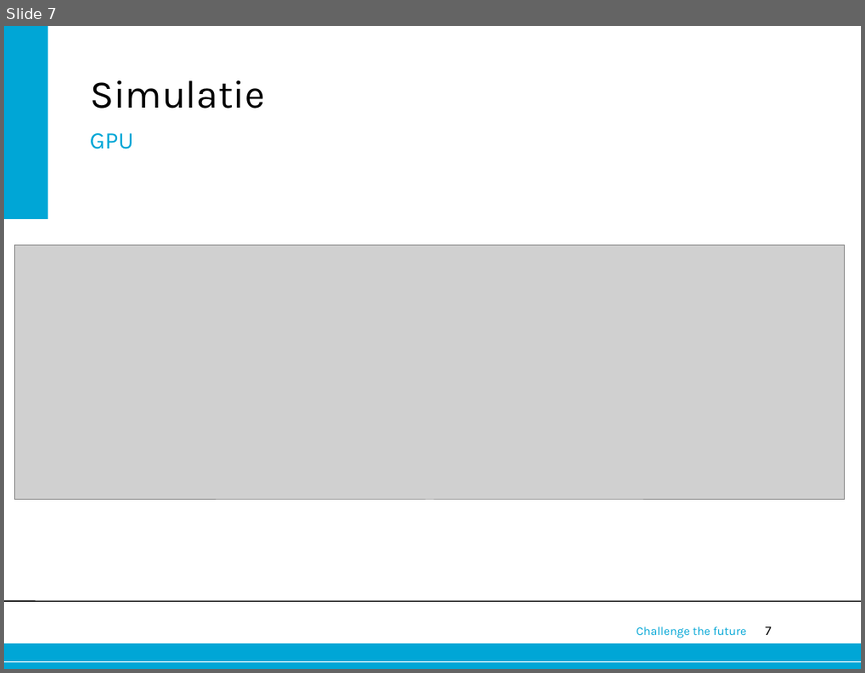
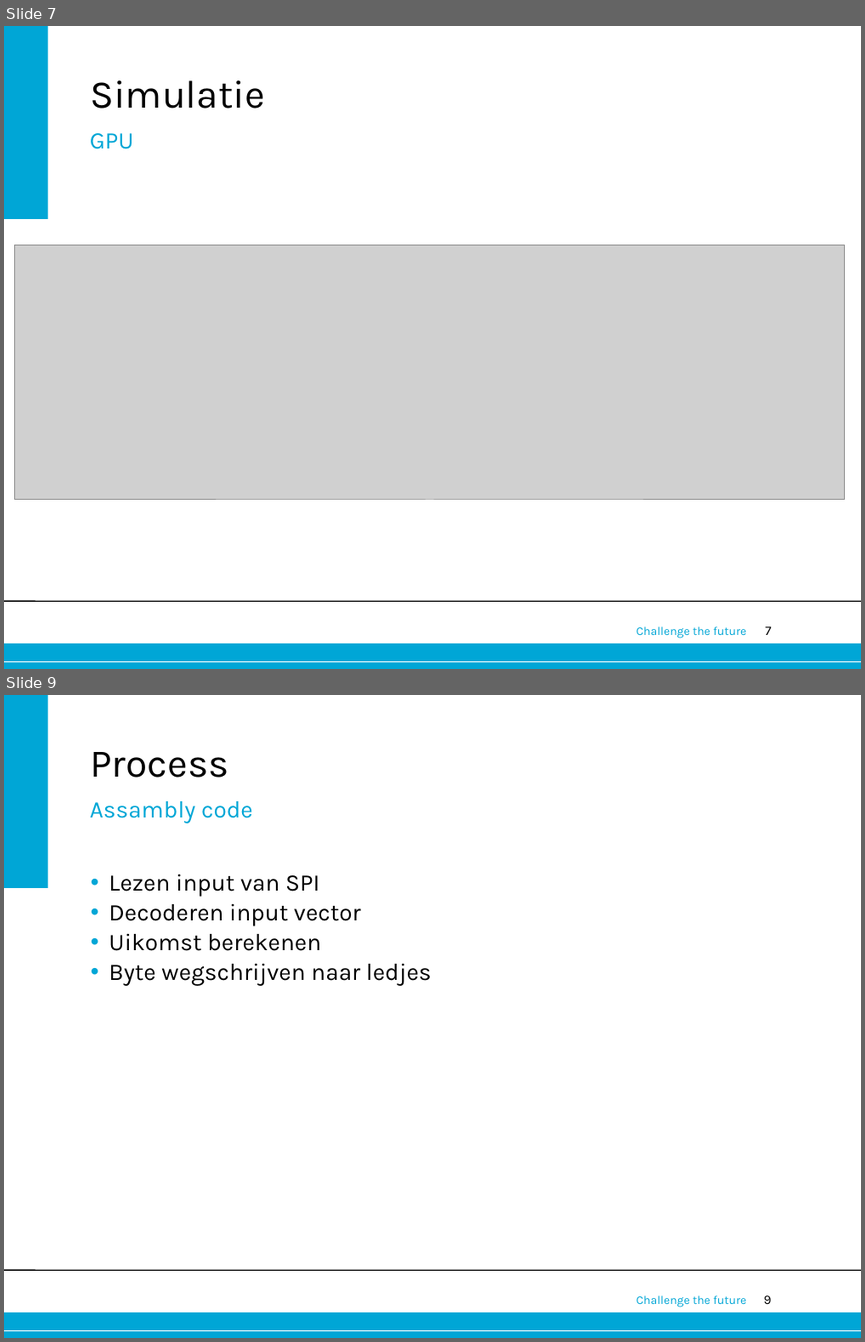
Before and after one commit to 0v3rf10w/epo3a5, a slide deck: presentatie/GPU.ppt. Shown one above the other, each under a label of ours: slide 7 before the commit, slides 7 and 9 after it; the slides between them are not shown. The pictures are 865x673 and 865x1342 pixels, drawn with LibreOffice and Linux fonts; fonts in the diff are those of the drawing; grey boxes stand for pictures; background and template pictures are left out. Boxes give left, top, right and bottom in pixels: in the first picture for what was removed or moved away, otherwise in the second. Text is boxed around its words. In the diff, an @@ line names an element or a change of style, - is before the commit and + after.

```diff
--- a/presentatie/GPU.ppt
+++ b/presentatie/GPU.ppt
@@ slide 9 added at [4, 695, 861, 1338], background #FFFFFF; not listed: 6 template elements that a slide beside it also shows @@
@@ title added at [90, 752, 228, 777], 33 pt, text #000000 @@
+Process
@@ text added at [90, 801, 253, 823], 20 pt, text #00A6D6 @@
+Assambly code
@@ text added at [109, 874, 432, 986], 20 pt, text #000000 @@
+• Lezen input van SPI
+• Decoderen input vector
+• Uikomst berekenen
+• Byte wegschrijven naar ledjes
```
Also in this commit, not shown: 1 slide changed, 2 other slides added.
